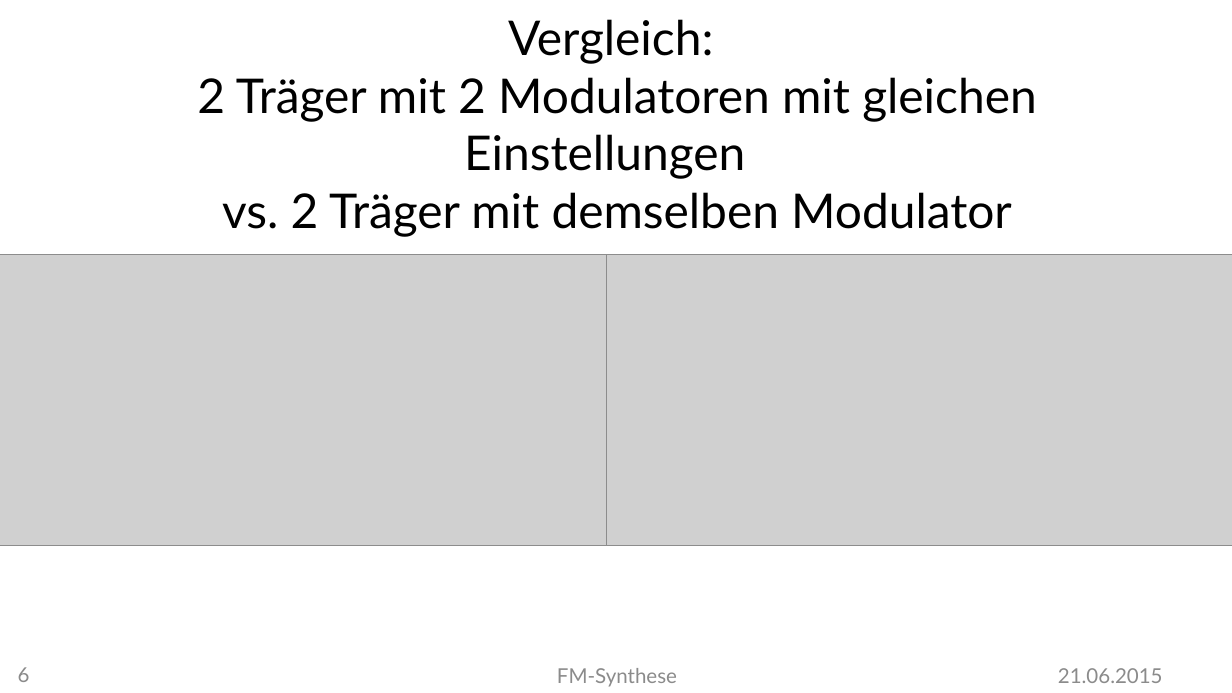
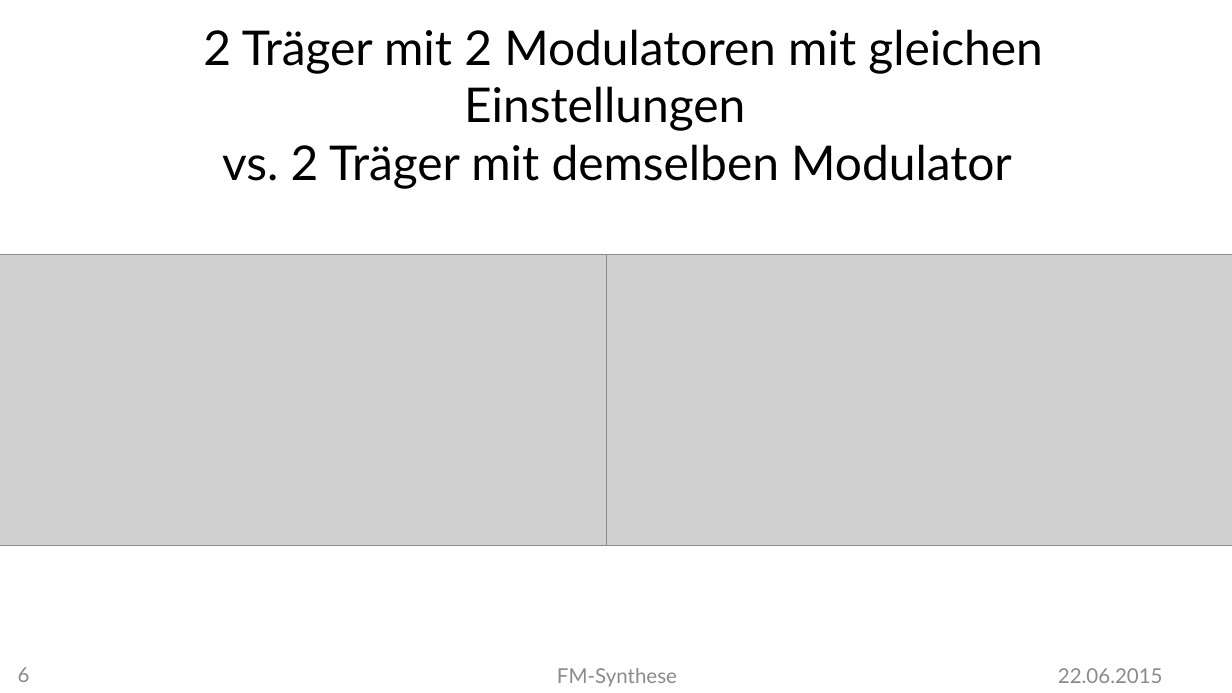
Before and after one commit to MBulli/VSeminar, a slide deck: slide 6 of Praesentation/FMSynthese-Matze.pptx. Drawn at 1232x693 pixels with LibreOffice and Linux fonts; fonts in the diff are those of the drawing; grey boxes stand for pictures; background and template pictures are left out. Boxes give left, top, right and bottom in pixels: in the first picture for what was removed or moved away, otherwise in the second. Text is boxed around its words. In the diff, an @@ line names an element or a change of style, - is before the commit and + after.

```diff
--- a/Praesentation/FMSynthese-Matze.pptx
+++ b/Praesentation/FMSynthese-Matze.pptx
@@ title at [203, 29, 1042, 189]: text changed @@
-Vergleich:
-2 Träger mit 2 Modulatoren mit gleichen Einstellungen
-vs. 2 Träger mit demselben Modulator
+2 Träger mit 2 Modulatoren mit gleichen Einstellungen
+vs. 2 Träger mit demselben Modulator
@@ text at [1058, 668, 1163, 683]: text changed @@
-21.06.2015
+22.06.2015
```
Also in this commit, not shown: 18 other slides changed, 1 slide added.
